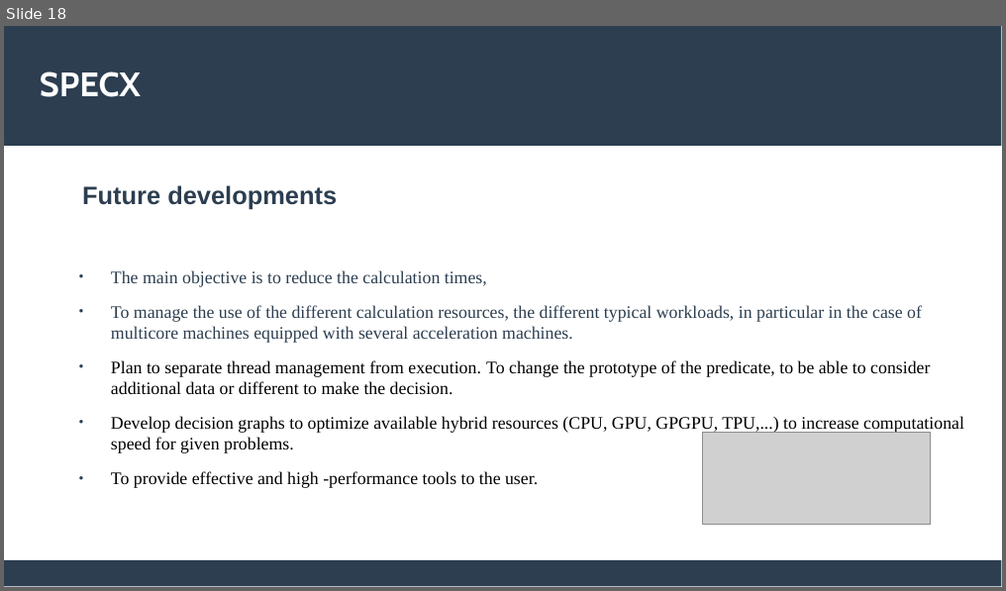
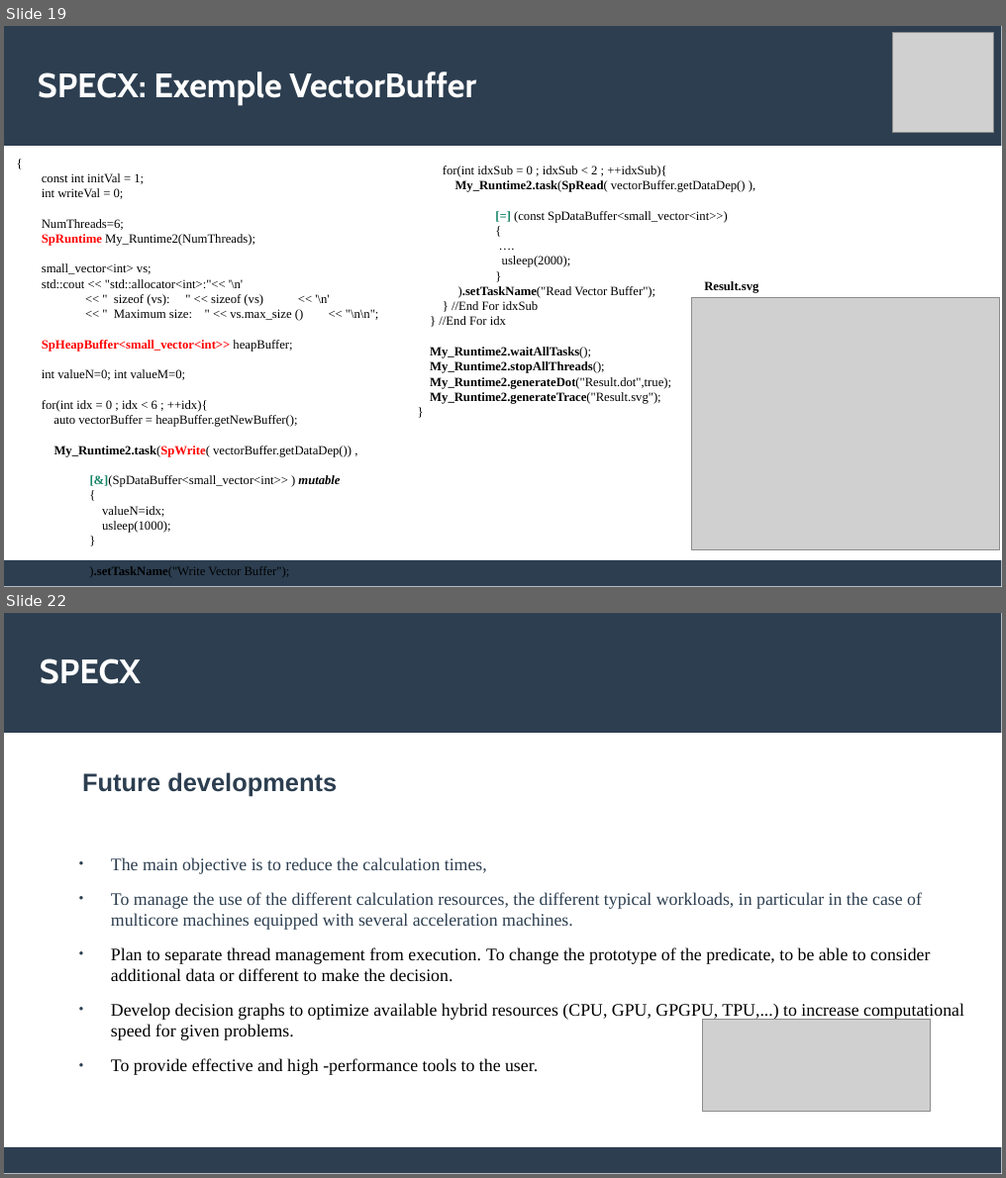
Before and after one commit to lemoinep/ParallelProgramming, a slide deck: MySlides/Session6_ParallelProgramming_Specx.pptx. Shown one above the other, each under a label of ours: slide 18 before the commit, slides 19 and 22 after it; the slides between them are not shown. The pictures are 1006x591 and 1006x1178 pixels, drawn with LibreOffice and Linux fonts; fonts in the diff are those of the drawing; grey boxes stand for pictures. Boxes give left, top, right and bottom in pixels: in the first picture for what was removed or moved away, otherwise in the second. Text is boxed around its words. In the diff, an @@ line names an element or a change of style, - is before the commit and + after.

Commit message:
Update31-SPECX

```diff
--- a/MySlides/Session6_ParallelProgramming_Specx.pptx
+++ b/MySlides/Session6_ParallelProgramming_Specx.pptx
@@ slide 19 added at (4,26,1002,587), background #FFFFFF; not listed: 2 template elements that a slide beside it also shows @@
@@ picture added at (893,32,994,133) @@
@@ text added at (38,72,476,105), 27 pt, text #FFFFFF, bold @@
+SPECX: Exemple VectorBuffer
@@ text added at (42,174,378,577), 10 pt, text #000000 @@
+{
+const int initVal = 1;
+int writeVal = 0;
+NumThreads=6;
+SpRuntime My_Runtime2(NumThreads);
+small_vector<int> vs;
+std::cout << "std::allocator<int>:"<< '\n'
+<< " sizeof (vs): " << sizeof (vs) << '\n'
+<< " Maximum size: " << vs.max_size () << "\n\n";
+SpHeapBuffer<small_vector<int>> heapBuffer;
+int valueN=0; int valueM=0;
+for(int idx = 0 ; idx < 6 ; ++idx){
+auto vectorBuffer = heapBuffer.getNewBuffer();
+My_Runtime2.task(SpWrite( vectorBuffer.getDataDep()) ,
+[&](SpDataBuffer<small_vector<int>> ) mutable
+{
+valueN=idx;
+usleep(1000);
+}
+).setTaskName("Write Vector Buffer");
@@ text added at (430,166,746,404), 10 pt, text #000000 @@
+for(int idxSub = 0 ; idxSub < 2 ; ++idxSub){
+My_Runtime2.task(SpRead( vectorBuffer.getDataDep() ),
+[=] (const SpDataBuffer<small_vector<int>>)
+{
+….
+usleep(2000);
+}
+).setTaskName("Read Vector Buffer");
+} //End For idxSub
+} //End For idx
+My_Runtime2.waitAllTasks();
+My_Runtime2.stopAllThreads();
+My_Runtime2.generateDot("Result.dot",true);
+My_Runtime2.generateTrace("Result.svg");
+}
@@ text added at (704,281,758,293), 10 pt, text #000000, bold @@
+Result.svg
@@ picture added at (692,297,1000,551) @@
@@ what was slide 18 is now slide 22 @@
```
Also in this commit, not shown: 6 other slides added, 3 slides removed, 1 other file.
